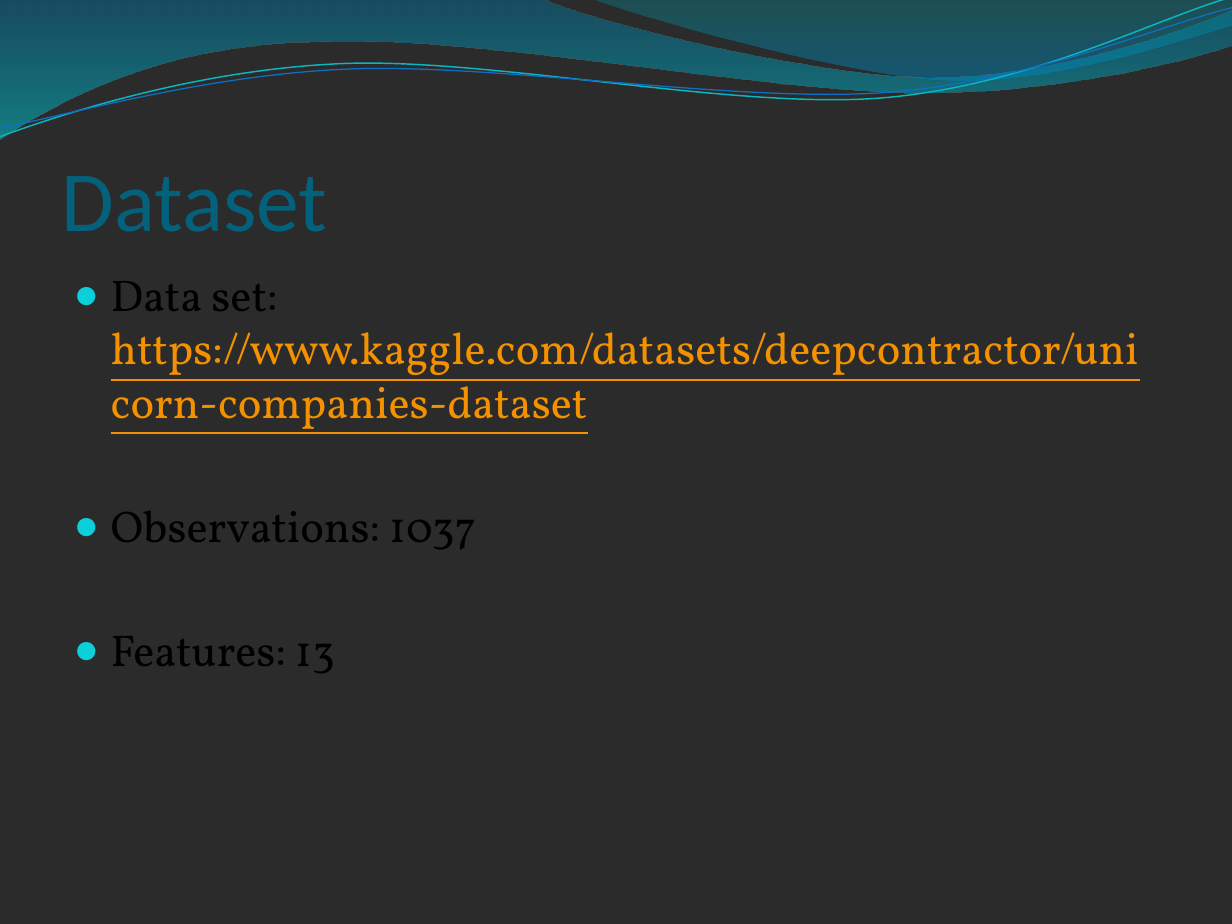
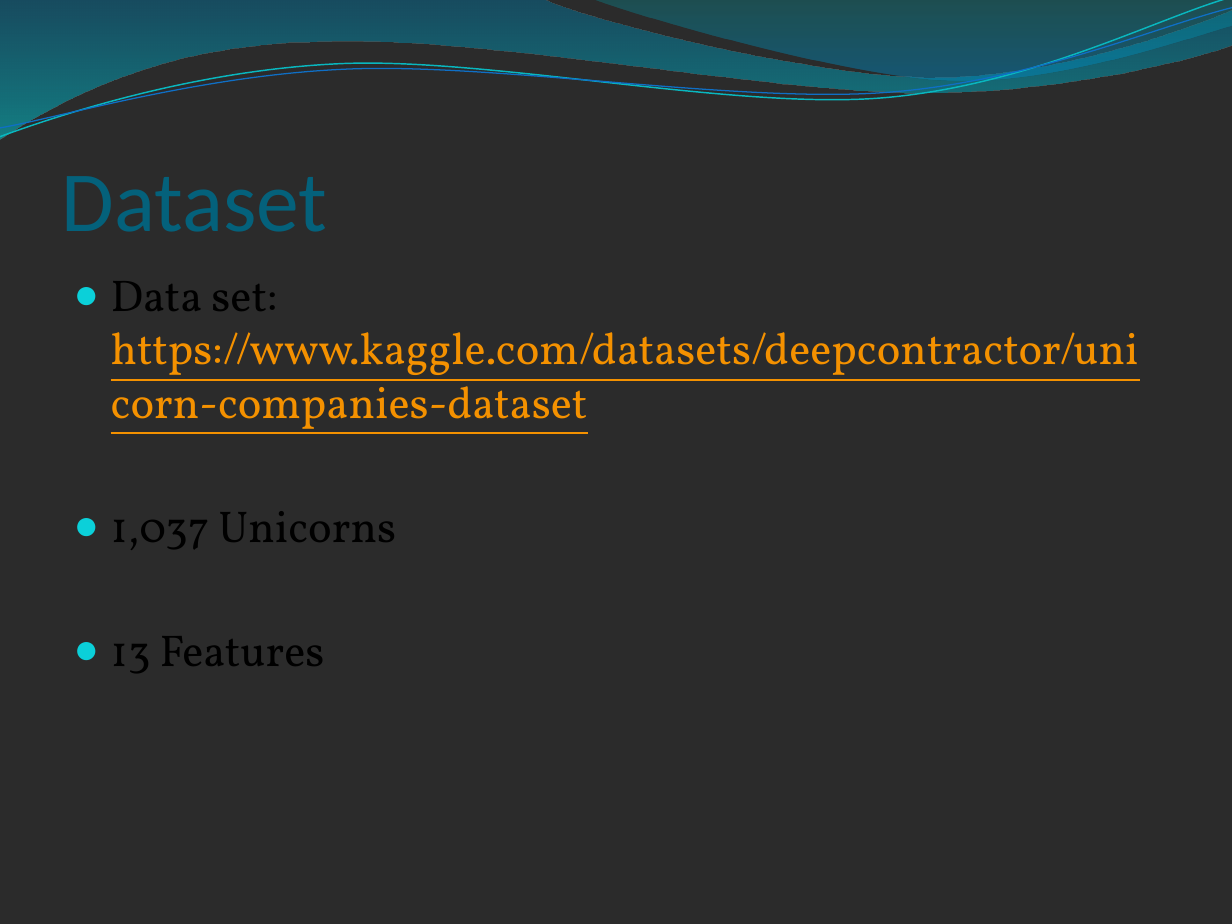
Before and after one commit to MonikaSinghGit/UnicornCompaniesFeatureAnalysis, a slide deck: slide 5 of Unicorn Companies Feature Analysis.pptx. Drawn at 1232x924 pixels with LibreOffice and Linux fonts; fonts in the diff are those of the drawing; background and template pictures are left out; a plain dark background stands for a picture behind light text. Boxes give left, top, right and bottom in pixels: in the first picture for what was removed or moved away, otherwise in the second. Text is boxed around its words. In the diff, an @@ line names an element or a change of style, - is before the commit and + after.

```diff
--- a/Unicorn Companies Feature Analysis.pptx
+++ b/Unicorn Companies Feature Analysis.pptx
@@ text at box(111, 511, 396, 673): text changed @@
-● Observations: 1037
-● Features: 13
+● 1,037 Unicorns
+● 13 Features
```
Also in this commit, not shown: 10 other slides changed, 10 slides added, 1 slide removed, 2 other files.
